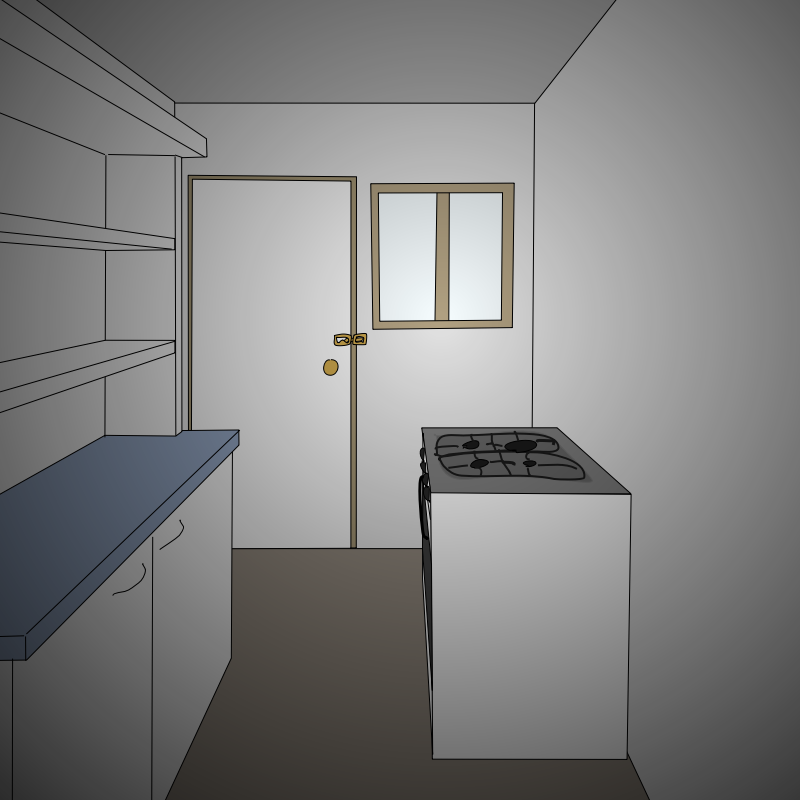
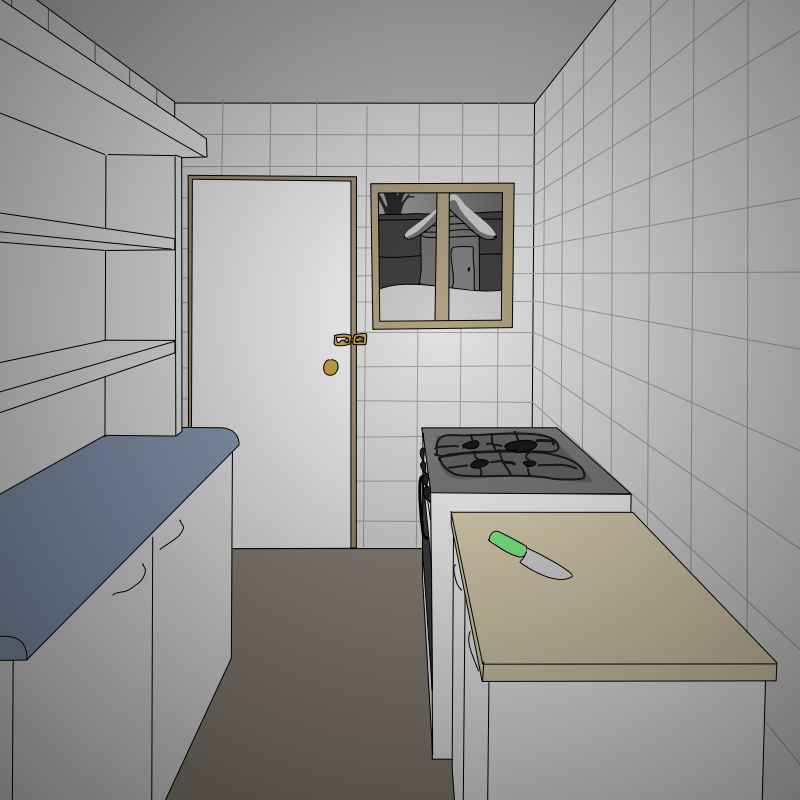
Before/after of a 800px x 800px layered artwork. What changed in the layer stack:
pixels changed over [0, 0, 800, 800] (layer not identified)
